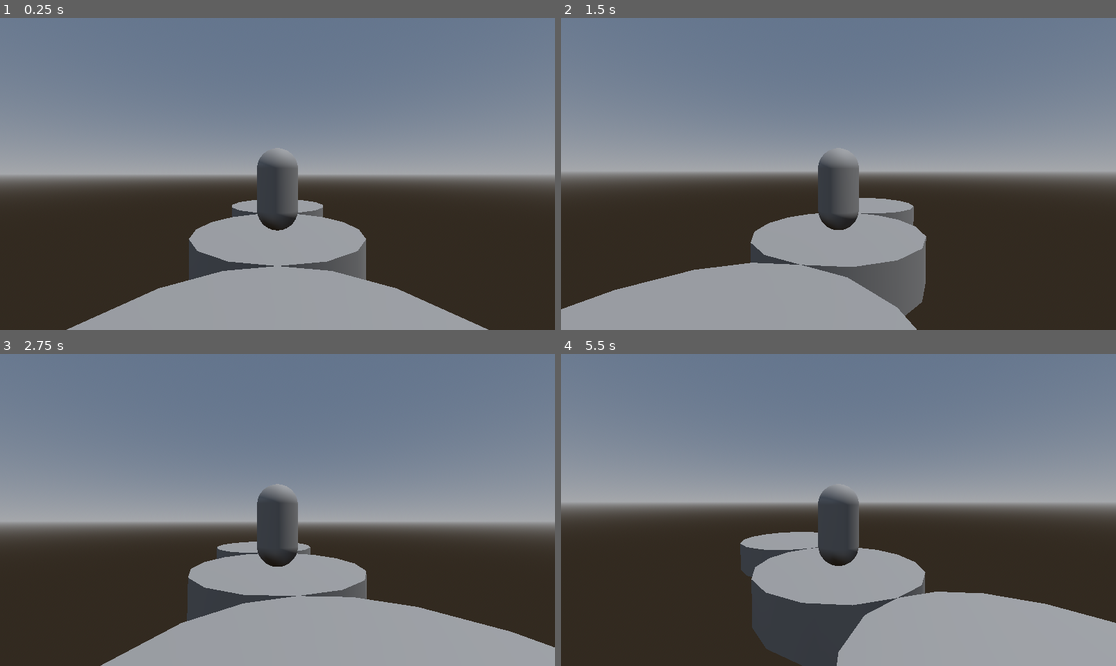
Above: before the commit, frames 1-4 (two rows, left to right).
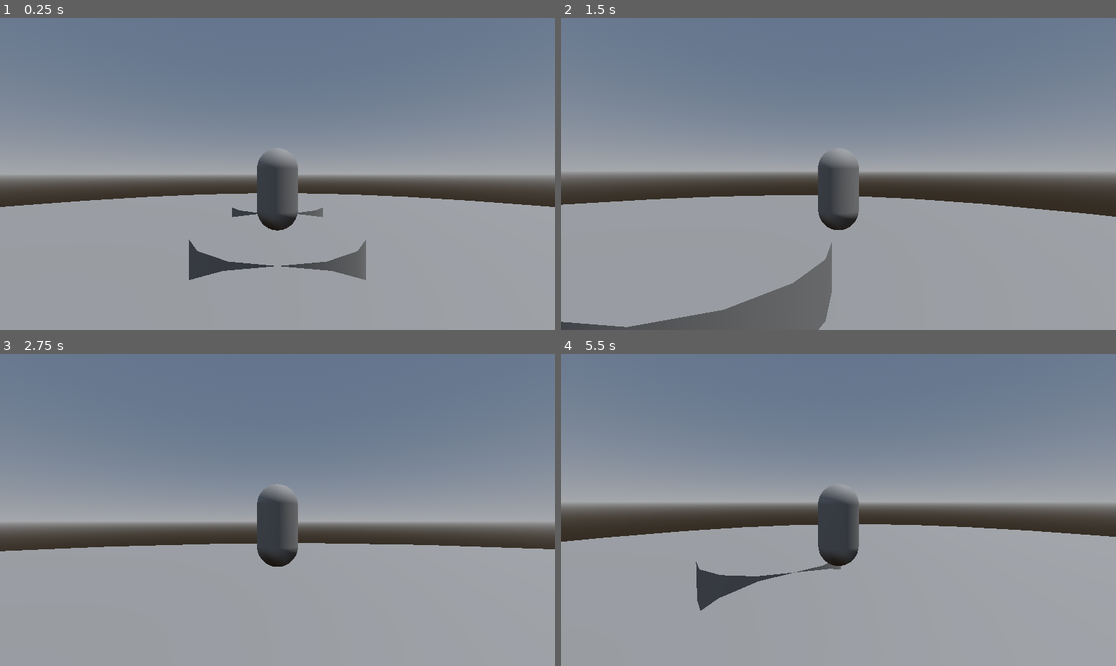
Above: after the commit, the same moments.

Repository: Cammymoop/GWProj
Game: Godot game, scene res://scenes/test_world.tscn
The game is run twice, just before and just after one commit, with the same random seed, the same clock (stepped at 60 frames per second) and the same inputs.
Inputs (mouse positions are in pixels of both pictures, inside the frame that each line leads up to):
- Up to frame 1 (0.25 s): no input
- Up to frame 2 (1.5 s): tap Enter at 0.5 s; move the mouse to (866, 174) at 0.52 s; hold W (forward, bound only after the commit) from 0.53 s (still down); click (866, 174) at 0.6 s; move the mouse to (810, 174) at 1.27 s; click (810, 174) at 1.35 s
- Up to frame 3 (2.75 s): keep holding W (forward, bound only after the commit); move the mouse to (288, 503) at 2.02 s; click (288, 503) at 2.1 s
- Up to frame 4 (5.5 s): keep holding W (forward, bound only after the commit); move the mouse to (832, 516) at 2.77 s; click (832, 516) at 2.85 s; move the mouse to (877, 513) at 3.52 s; click (877, 513) at 3.6 s; move the mouse to (794, 506) at 4.27 s; click (794, 506) at 4.35 s; tap R (Restart) at 5 s; move the mouse to (844, 510) at 5.02 s; click (844, 510) at 5.1 s

The runs differ from the first frame. In frame 1, 26% of the frame differs, in the area x 0-100%, y 56-100%; in frame 2, 30%; in frame 3, 22%; in frame 4, 28%.

Commit message:
working on player controller

Diff:
--- a/project.godot
+++ b/project.godot
@@ -20,11 +20,13 @@
 Esc={
 "deadzone": 0.5,
 "events": [null, Object(InputEventKey,"resource_local_to_scene":false,"resource_name":"","device":0,"window_id":0,"alt_ …(187 unchanged characters)…
+, Object(InputEventJoypadButton,"resource_local_to_scene":false,"resource_name":"","device":-1,"button_index":4,"pressure":0.0,"pressed":false,"script":null)
 ]
 }
 Primary={
 "deadzone": 0.5,
 "events": [Object(InputEventMouseButton,"resource_local_to_scene":false,"resource_name":"","device":-1,"window_id":0,"a …(236 unchanged characters)…
+, Object(InputEventJoypadButton,"resource_local_to_scene":false,"resource_name":"","device":-1,"button_index":0,"pressure":0.0,"pressed":false,"script":null)
 ]
 }
 Restart={
@@ -32,3 +34,51 @@
 "events": [Object(InputEventKey,"resource_local_to_scene":false,"resource_name":"","device":-1,"window_id":0,"alt_pressed":false,"shift_pressed":false,"ctrl_pressed":false,"meta_pressed":false,"pressed":false,"keycode":0,"physical_keycode":82,"key_label":0,"unicode":114,"echo":false,"script":null)
 ]
 }
+backward={
+"deadzone": 0.5,
+"events": [Object(InputEventKey,"resource_local_to_scene":false,"resource_name":"","device":-1,"window_id":0,"alt_pressed":false,"shift_pressed":false,"ctrl_pressed":false,"meta_pressed":false,"pressed":false,"keycode":0,"physical_keycode":83,"key_label":0,"unicode":115,"echo":false,"script":null)
+, Object(InputEventJoypadButton,"resource_local_to_scene":false,"resource_name":"","device":-1,"button_index":12,"pressure":0.0,"pressed":false,"script":null)
+, Object(InputEventJoypadMotion,"resource_local_to_scene":false,"resource_name":"","device":-1,"axis":1,"axis_value":1.0,"script":null)
+]
+}
+forward={
+"deadzone": 0.5,
+"events": [Object(InputEventKey,"resource_local_to_scene":false,"resource_name":"","device":-1,"window_id":0,"alt_pressed":false,"shift_pressed":false,"ctrl_pressed":false,"meta_pressed":false,"pressed":false,"keycode":0,"physical_keycode":87,"key_label":0,"unicode":119,"echo":false,"script":null)
+, Object(InputEventJoypadButton,"resource_local_to_scene":false,"resource_name":"","device":-1,"button_index":11,"pressure":0.0,"pressed":false,"script":null)
+, Object(InputEventJoypadMotion,"resource_local_to_scene":false,"resource_name":"","device":-1,"axis":1,"axis_value":-1.0,"script":null)
+]
+}
+left={
+"deadzone": 0.5,
+"events": [Object(InputEventKey,"resource_local_to_scene":false,"resource_name":"","device":-1,"window_id":0,"alt_pressed":false,"shift_pressed":false,"ctrl_pressed":false,"meta_pressed":false,"pressed":false,"keycode":0,"physical_keycode":65,"key_label":0,"unicode":97,"echo":false,"script":null)
+, Object(InputEventJoypadButton,"resource_local_to_scene":false,"resource_name":"","device":-1,"button_index":13,"pressure":0.0,"pressed":false,"script":null)
+, Object(InputEventJoypadMotion,"resource_local_to_scene":false,"resource_name":"","device":-1,"axis":0,"axis_value":-1.0,"script":null)
+]
+}
+right={
+"deadzone": 0.5,
+"events": [Object(InputEventKey,"resource_local_to_scene":false,"resource_name":"","device":-1,"window_id":0,"alt_pressed":false,"shift_pressed":false,"ctrl_pressed":false,"meta_pressed":false,"pressed":false,"keycode":0,"physical_keycode":68,"key_label":0,"unicode":100,"echo":false,"script":null)
+, Object(InputEventJoypadButton,"resource_local_to_scene":false,"resource_name":"","device":-1,"button_index":14,"pressure":0.0,"pressed":false,"script":null)
+, Object(InputEventJoypadMotion,"resource_local_to_scene":false,"resource_name":"","device":-1,"axis":0,"axis_value":1.0,"script":null)
+]
+}
+controller_look_up={
+"deadzone": 0.5,
+"events": [Object(InputEventJoypadMotion,"resource_local_to_scene":false,"resource_name":"","device":-1,"axis":3,"axis_value":-1.0,"script":null)
+]
+}
+controller_look_down={
+"deadzone": 0.5,
+"events": [Object(InputEventJoypadMotion,"resource_local_to_scene":false,"resource_name":"","device":-1,"axis":3,"axis_value":1.0,"script":null)
+]
+}
+controller_look_left={
+"deadzone": 0.5,
+"events": [Object(InputEventJoypadMotion,"resource_local_to_scene":false,"resource_name":"","device":-1,"axis":2,"axis_value":-1.0,"script":null)
+]
+}
+controller_look_right={
+"deadzone": 0.5,
+"events": [Object(InputEventJoypadMotion,"resource_local_to_scene":false,"resource_name":"","device":-1,"axis":2,"axis_value":1.0,"script":null)
+]
+}
--- a/scenes/test_world.tscn
+++ b/scenes/test_world.tscn
@@ -25,6 +25,12 @@
 
 [sub_resource type="ConcavePolygonShape3D" id="ConcavePolygonShape3D_16mfg"]
 data = PackedVector3Array(0, 0.5, 2, 0.7654, 0.5, 1.8478, 0, 0.3, 2, 0.7654, 0.5, 1.8478, 0.7654, 0.3, 1.8478, 0, 0.3,  …(11086 unchanged characters)…
+
+[sub_resource type="CylinderMesh" id="CylinderMesh_ldtxf"]
+top_radius = 2.0
+bottom_radius = 2.0
+height = 1.0
+radial_segments = 32
 
 [node name="TestWorld" type="Node3D"]
 
@@ -62,3 +68,21 @@
 
 [node name="CollisionShape3D" type="CollisionShape3D" parent="MeshInstance3D3/StaticBody3D"]
 shape = SubResource("ConcavePolygonShape3D_16mfg")
+
+[node name="MeshInstance3D4" type="MeshInstance3D" parent="."]
+transform = Transform3D(1, 0, 0, 0, 1, 0, 0, 0, 1, 0, -1.36648, 4)
+mesh = SubResource("CylinderMesh_yjdxf")
+
+[node name="StaticBody3D" type="StaticBody3D" parent="MeshInstance3D4"]
+
+[node name="CollisionShape3D" type="CollisionShape3D" parent="MeshInstance3D4/StaticBody3D"]
+shape = SubResource("ConcavePolygonShape3D_16mfg")
+
+[node name="MeshInstance3D5" type="MeshInstance3D" parent="."]
+transform = Transform3D(12, 0, 0, 0, 1, 0, 0, 0, 12, 0, -2.36648, 4)
+mesh = SubResource("CylinderMesh_ldtxf")
+
+[node name="StaticBody3D" type="StaticBody3D" parent="MeshInstance3D5"]
+
+[node name="CollisionShape3D" type="CollisionShape3D" parent="MeshInstance3D5/StaticBody3D"]
+shape = SubResource("ConcavePolygonShape3D_16mfg")
--- a/src/Player.gd
+++ b/src/Player.gd
@@ -8,14 +8,12 @@
 
 var controller_look_sensitivity = 12
 
-var movement_force = 1.0
-var torque_amount = 0.15
+@export var movement_force: = .7
 
-var vel_limit = 35.0
+@export var vel_limit = 7.0
 
 func _ready():
 	Input.set_mouse_mode(Input.MOUSE_MODE_CAPTURED)
-	pass
 
 func _process(_delta):
 	if Input.is_action_just_pressed("Primary"):
@@ -34,21 +32,12 @@
 func _unhandled_input(event):
 	if event is InputEventMouseMotion and Input.get_mouse_mode() == Input.MOUSE_MODE_CAPTURED:
 		camera_look(event.relative, mouse_sensitivity)
-#		var arm = camera_pivot.get_child(0)
-#		arm.rotate_x(-event.relative.y * 0.01 * mouse_sensitivity)
-#		camera_pivot.rotate_y(-event.relative.x * 0.01 * mouse_sensitivity)
-#		arm.rotation.x = clamp(arm.rotation.x, -1.2, 1.2)
 
 func camera_look(delta: Vector2, sensitivity) -> void:
 	var arm = camera_pivot.get_child(0)
 	arm.rotate_x(-delta.y * 0.01 * sensitivity)
 	camera_pivot.rotate_y(-delta.x * 0.01 * sensitivity)
 	arm.rotation.x = clamp(arm.rotation.x, -1.2, 1.2)
-
-func comp(vec1: Vector3, vec2: Vector3) -> bool:
-	#print("%s~%s %s~%s %s~%s" % [sign(vec1.x), sign(vec2.x),sign(vec1.y), sign(vec2.y),sign(vec1.z), sign(vec2.z)])
-
-	return not (sign(vec1.x) == sign(vec2.x) and sign(vec1.z) == sign(vec2.z))
 
 func _integrate_forces(state: PhysicsDirectBodyState3D):
 #func _physics_process(delta):
@@ -86,28 +75,6 @@
 		state.linear_velocity += left_vec * lr * effective_force
 		move_vec += left_vec * lr
 
-	if move_vec:
-		var perpendicular = move_vec.normalized().rotated(Vector3.UP, PI/2)
-
-		var angle = state.angular_velocity.length() / 1000.0
-		var axis = state.angular_velocity.normalized()
-
-		var current_ang_vel = 0
-		var invert = false
-		if angle != 0:
-			var quat = Quaternion(axis, angle)
-
-			var xyz = Vector3(quat.x, quat.y, quat.z)
-			var proj = xyz.project(perpendicular)
-			var twist = Quaternion(proj.x, proj.y, proj.z, quat.w).normalized()
-
-			current_ang_vel = Quaternion.IDENTITY.angle_to(twist)
-			invert = comp(perpendicular, Vector3(twist.x, twist.y, twist.z))
-
-		#print(current_ang_vel)
-		if invert or current_ang_vel < 0.003:
-			state.apply_torque_impulse(perpendicular * torque_amount)
-
-	if angular_velocity:
-		var av = angular_velocity
-		seed_root.transform.basis = seed_root.transform.basis.rotated(av.normalized() * -1, av.length() * state.step)
+	# need to add drag for if the player is not inputting movement
+	if abs(fb) < 0.1 and abs(lr) < 0.1:
+		state.linear_velocity = state.linear_velocity.lerp(Vector3.ZERO, 0.1)
Not shown: 1 places in scenes/test_world.tscn that only renumber resources
